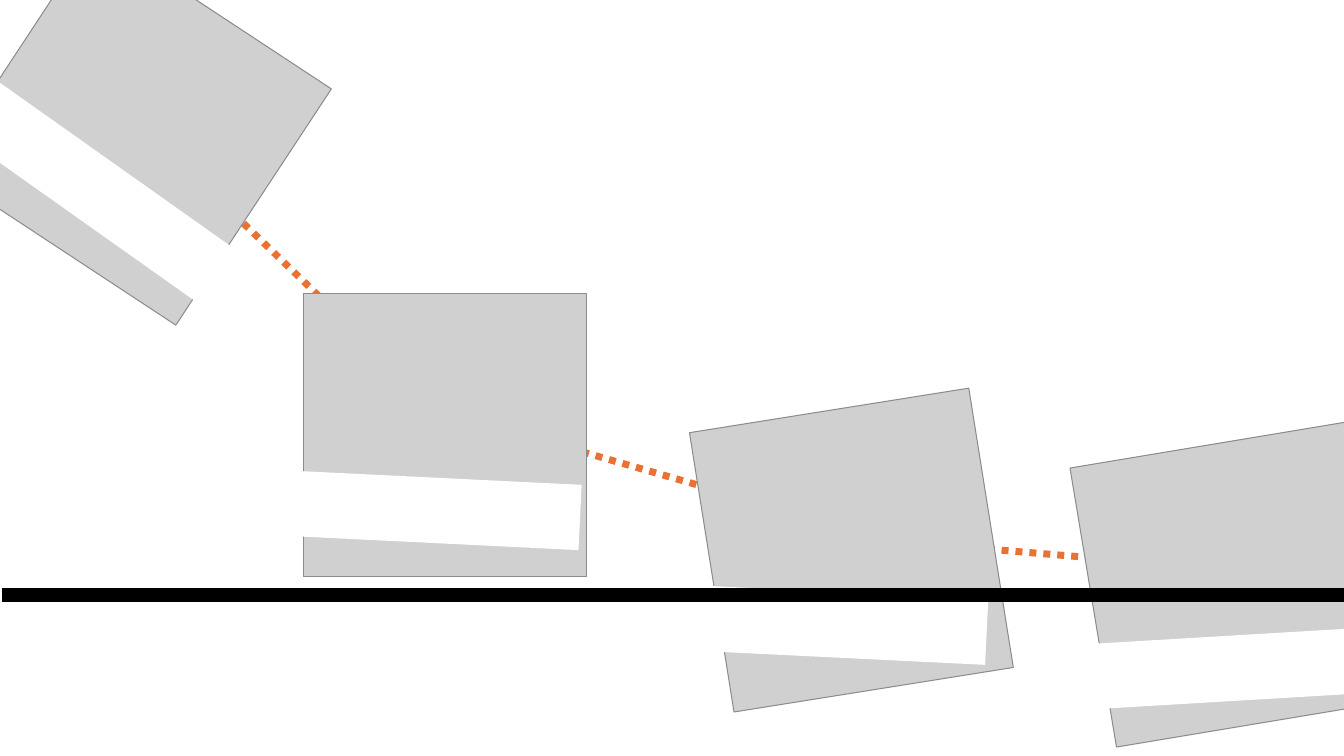
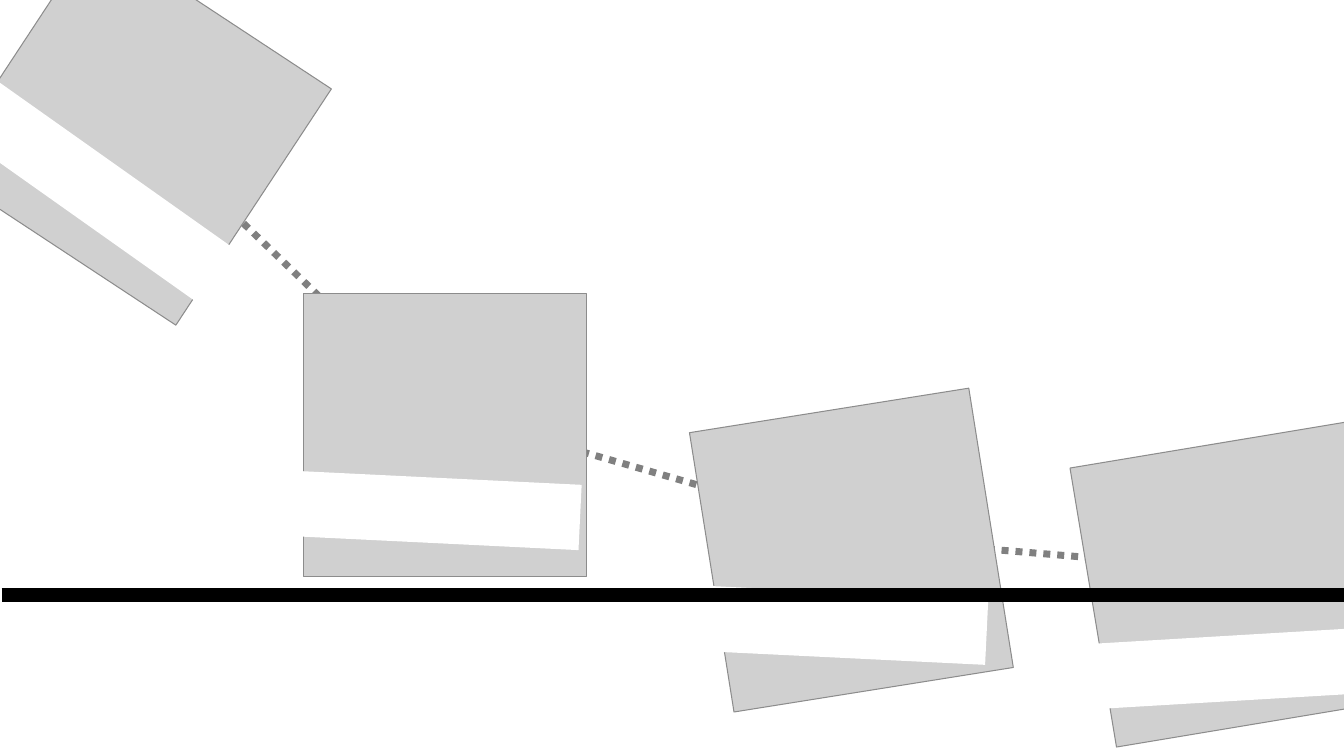
Before and after one commit to wlandau/posit2025, a slide deck: slide 5 of images/snapshot.pptx (slide 2 before the commit). Drawn at 1344x756 pixels with LibreOffice and Linux fonts; fonts in the diff are those of the drawing; grey boxes stand for pictures. Boxes give left, top, right and bottom in pixels: in the first picture for what was removed or moved away, otherwise in the second. Text is boxed around its words. In the diff, an @@ line names an element or a change of style, - is before the commit and + after.

```diff
--- a/images/snapshot.pptx
+++ b/images/snapshot.pptx
@@ line (143, 126) - (441, 413): stroke #E97132 5 pt dashed to #808080 5 pt dashed @@
@@ line (448, 413) - (876, 536): stroke #E97132 5 pt dashed to #808080 5 pt dashed @@
@@ line (876, 539) - (1251, 572): stroke #E97132 5 pt dashed to #808080 5 pt dashed @@
```
Also in this commit, not shown: 4 other slides changed, 1 slide removed, 6 other files.
